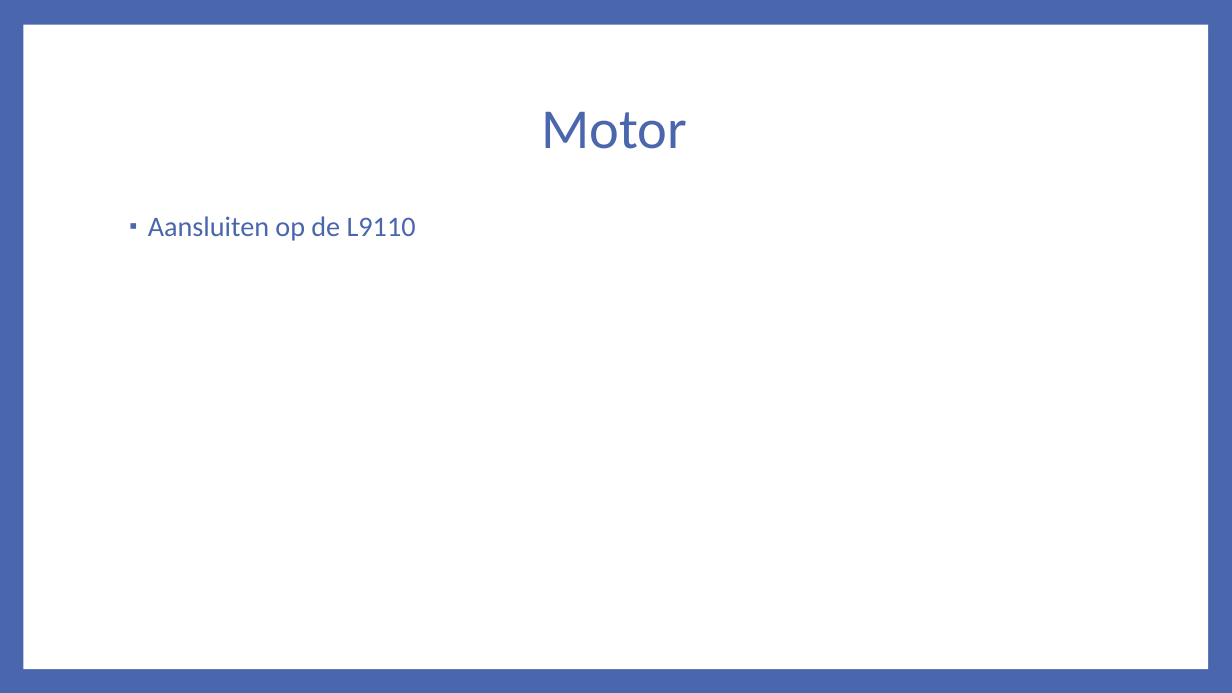
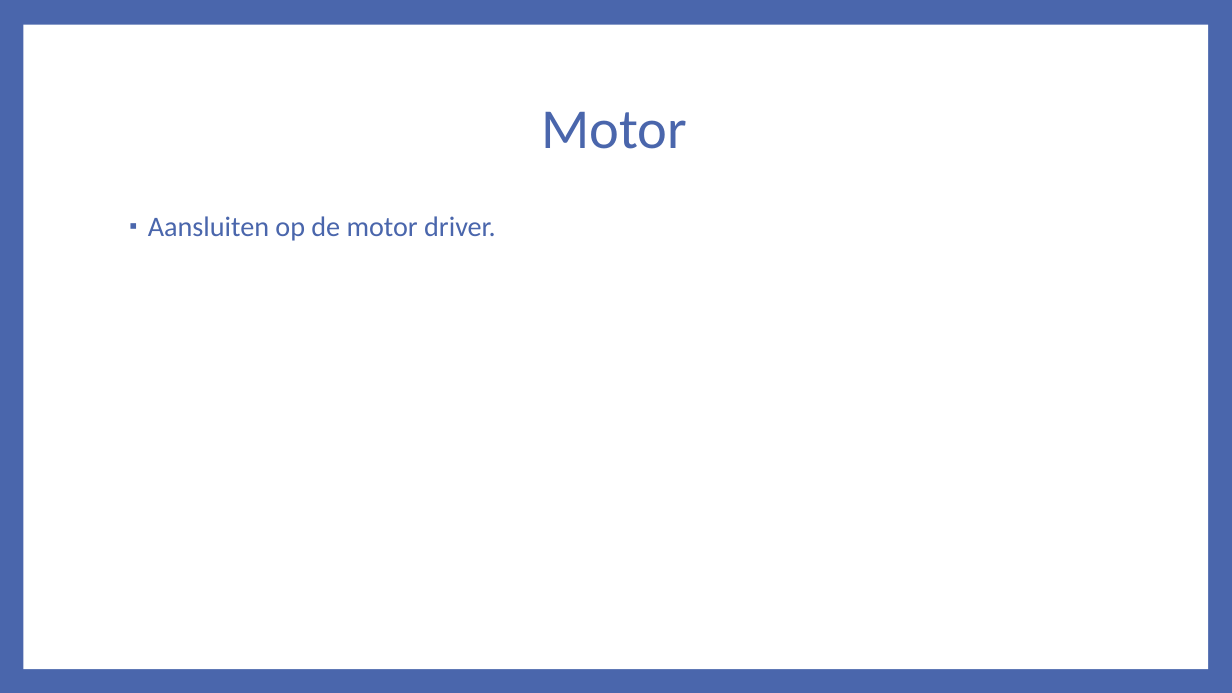
Before and after one commit to jeroenvanhattem/Arduino-Workshop, a slide deck: slide 12 of Documents/Arduino Advanced.pptx. Drawn at 1232x693 pixels with LibreOffice and Linux fonts; fonts in the diff are those of the drawing. Boxes give left, top, right and bottom in pixels: in the first picture for what was removed or moved away, otherwise in the second. Text is boxed around its words. In the diff, an @@ line names an element or a change of style, - is before the commit and + after.

```diff
--- a/Documents/Arduino Advanced.pptx
+++ b/Documents/Arduino Advanced.pptx
@@ text at <box>148,216,496,241</box>: text changed @@
-▪ Aansluiten op de L9110
+▪ Aansluiten op de motor driver.
```
Also in this commit, not shown: 1 other slide changed, 2 slides added, 6 slides removed, 58 other files.
